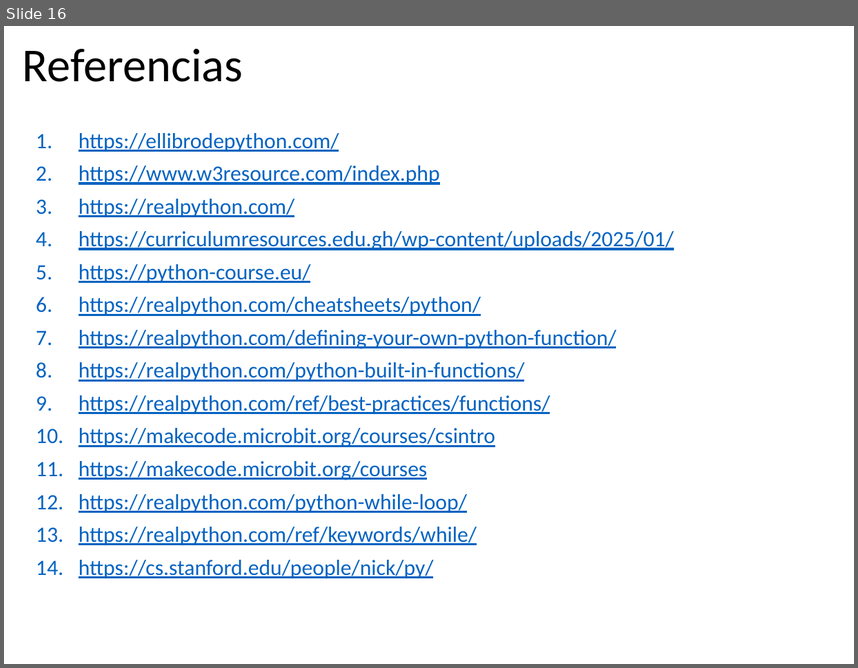
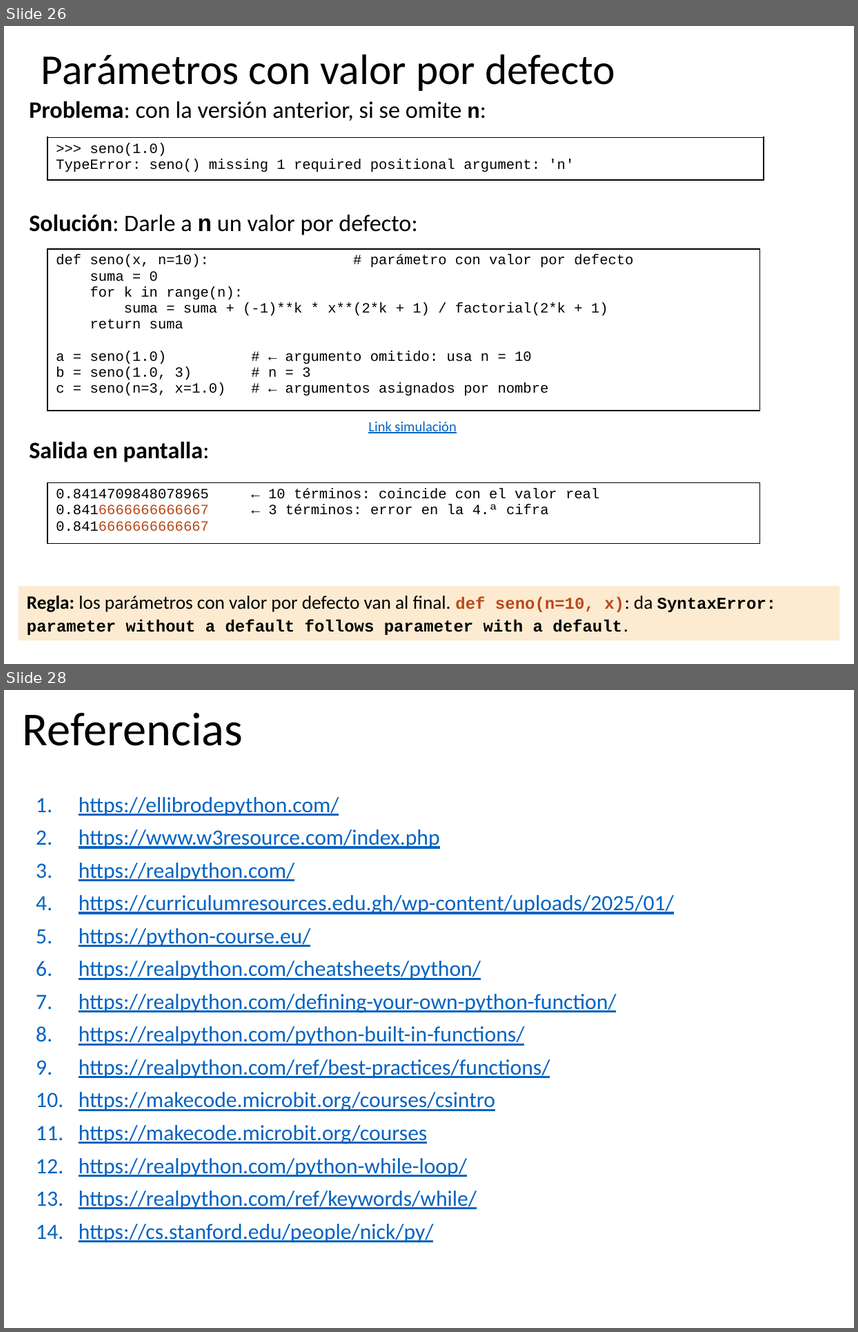
Before and after one commit to algoritmos-UdeA/logica1-20262, a slide deck: clases/10/teoria/clase-10.pptx. Shown one above the other, each under a label of ours: slide 16 before the commit, slides 26 and 28 after it; the slides between them are not shown. The pictures are 858x668 and 858x1332 pixels, drawn with LibreOffice and Linux fonts; fonts in the diff are those of the drawing. Boxes give left, top, right and bottom in pixels: in the first picture for what was removed or moved away, otherwise in the second. Text is boxed around its words. In the diff, an @@ line names an element or a change of style, - is before the commit and + after.

```diff
--- a/clases/10/teoria/clase-10.pptx
+++ b/clases/10/teoria/clase-10.pptx
@@ slide 26 added at (4,26,854,664), background #FFFFFF @@
@@ title added at (41,54,615,91), 36 pt, text #000000 @@
+Parámetros con valor por defecto
@@ text added at (29,101,479,462), 20 pt, text #000000 @@
+Problema: con la versión anterior, si se omite n:
+Solución: Darle a n un valor por defecto:
+Salida en pantalla:
@@ table added at (47,137,764,180), 1 rows, 1 columns @@
+>>> seno(1.0) / TypeError: seno() missing 1 required positional argument: 'n'
@@ table added at (47,249,760,410), 1 rows, 1 columns @@
+def seno(x, n=10): # parámetro con valor por defecto / suma = 0 / for k in range(n): / suma = suma + (-1)**k * x**(2*k + 1) / factorial(2*k + 1) / return suma / a = seno(1.0) # ← argumento omitido: usa n = 10 / b = seno(1.0, 3) # n = 3 / c = seno(n=3, x=1.0) # ← argumentos asignados por nombre
@@ text added at (368,421,456,433), 12 pt, text #0563C1, underline @@
+Link simulación
@@ table added at (47,483,760,543), 1 rows, 1 columns @@
+0.8414709848078965 ← 10 términos: coincide con el valor real / 0.8416666666666667 ← 3 términos: error en la 4.ª cifra / 0.8416666666666667
@@ rectangle added at (18,586,840,640), fill #FCEBD1, 14 pt, text #000000, bold @@
+Regla: los parámetros con valor por defecto van al final. def seno(n=10, x): da SyntaxError: parameter without a default follows parameter with a default.
@@ what was slide 16 is now slide 28 @@
```
Also in this commit, not shown: 2 slides changed, 11 other slides added, 10 other files.
